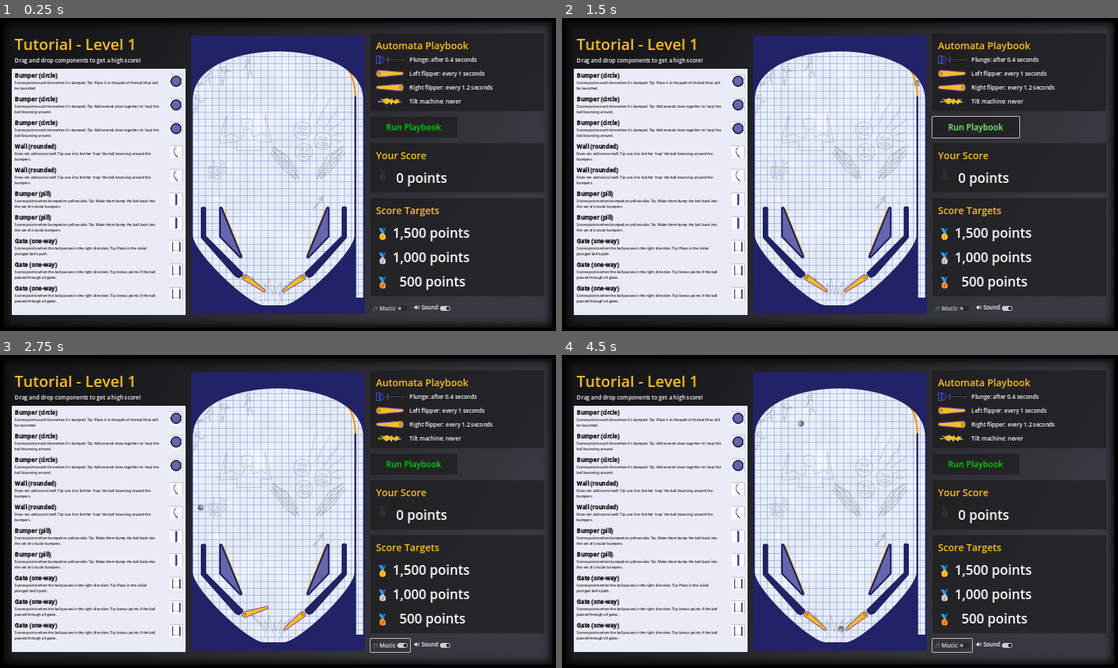
Above: before the commit, frames 1-4 (two rows, left to right).
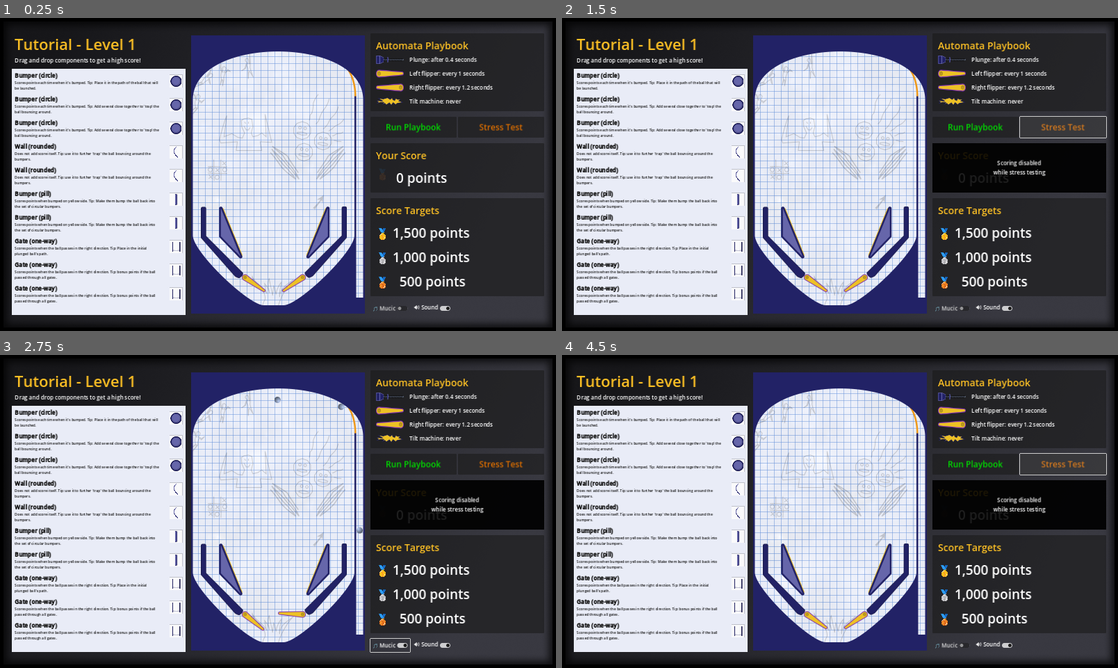
Above: after the commit, the same moments.

Repository: pincrediball/pincrediball
Game: Godot game, scene res://main.tscn
The game is run twice, just before and just after one commit, with the same random seed, the same clock (stepped at 60 frames per second) and the same inputs.
Inputs (mouse positions are in pixels of both pictures, inside the frame that each line leads up to):
- Up to frame 1 (0.25 s): no input
- Up to frame 2 (1.5 s): click "Run Playbook" at 0.5 s; click (1062, 127) at 1.25 s, where only the run after the commit has a clickable "Stress Test"
- Up to frame 3 (2.75 s): click "🎵 Mucic" at 2 s
- Up to frame 4 (4.5 s): click "Run Playbook" at 2.75 s; click "🎵 Mucic" at 3.5 s; click (1062, 464) at 4.25 s, where only the run after the commit has a clickable "Stress Test"

The runs differ from the first frame. In frame 1, 0.2% of the frame differs, in the area x 69-95%, y 33-37%; in frame 2, 5.3%; in frame 3, 5.4%, in the area x 35-98%, y 13-89%; in frame 4, 5.4%.

Commit message:
Add stress testing options

Diff:
--- a/src/game.gd
+++ b/src/game.gd
@@ -20,7 +20,13 @@
 
 func _on_run_playbook_button_button_up():
 	Scoring.reset_score()
+	Scoring.set_enabled(true)
 	%machine.play(currentLevelPlaybook)
+
+func _on_stress_test_button_button_up():
+	Scoring.reset_score()
+	Scoring.set_enabled(false)
+	%machine.stress_test(currentLevelPlaybook)
 
 func _on_music_check_button_toggled(button_pressed):
 	Audio.set_mute_music(not button_pressed)
--- a/src/game.tscn
+++ b/src/game.tscn
@@ -118,6 +118,18 @@
 theme_override_font_sizes/font_size = 24
 text = "Run Playbook"
 
+[node name="StressTestButton" type="Button" parent="RightSide/GridContainer"]
+layout_mode = 2
+size_flags_horizontal = 3
+size_flags_vertical = 3
+theme_override_colors/font_color = Color(0.85098, 0.423529, 0, 1)
+theme_override_colors/font_pressed_color = Color(0.82, 0.6355, 0.451, 1)
+theme_override_colors/font_hover_color = Color(0.82, 0.4674, 0.1148, 1)
+theme_override_colors/font_focus_color = Color(1, 0.56, 0.12, 1)
+theme_override_colors/font_hover_pressed_color = Color(0.82, 0.5453, 0.2706, 1)
+theme_override_font_sizes/font_size = 24
+text = "Stress Test"
+
 [node name="Score" parent="RightSide" instance=ExtResource("7_ydt4m")]
 unique_name_in_owner = true
 layout_mode = 2
@@ -140,5 +152,6 @@
 text = "🔊 Sound"
 
 [connection signal="button_up" from="RightSide/GridContainer/RunPlaybookButton" to="." method="_on_run_playbook_button_button_up"]
+[connection signal="button_up" from="RightSide/GridContainer/StressTestButton" to="." method="_on_stress_test_button_button_up"]
 [connection signal="toggled" from="RightSide/HBoxContainer/MusicCheckButton" to="." method="_on_music_check_button_toggled"]
 [connection signal="toggled" from="RightSide/HBoxContainer/SoundCheckButton" to="." method="_on_sound_check_button_toggled"]
--- a/src/game/score.gd
+++ b/src/game/score.gd
@@ -2,9 +2,13 @@
 
 func _ready():
 	Scoring.score_changed.connect(_on_score_changed)
+	Scoring.toggled_enabled.connect(_on_toggled_enabled)
 
 func _on_score_changed(_from: int, to: int):
 	%ScoreLabel.text = "%s points" % format_score(to)
+
+func _on_toggled_enabled(enabled: bool):
+	%DisabledOverlay.visible = not enabled
 
 # Whelp! GDScript doesn't have much formatting, does it? Apparently we
 # have to write this stuff ourselves? Also no StringBuilder or similar
--- a/src/game/score.tscn
+++ b/src/game/score.tscn
@@ -41,3 +41,23 @@
 layout_mode = 2
 text = "0 points"
 label_settings = ExtResource("2_rq23l")
+
+[node name="DisabledOverlay" type="ColorRect" parent="."]
+unique_name_in_owner = true
+visible = false
+layout_mode = 2
+color = Color(0, 0, 0, 0.882353)
+
+[node name="CenterContainer" type="CenterContainer" parent="DisabledOverlay"]
+layout_mode = 1
+anchors_preset = 15
+anchor_right = 1.0
+anchor_bottom = 1.0
+grow_horizontal = 2
+grow_vertical = 2
+
+[node name="Label" type="Label" parent="DisabledOverlay/CenterContainer"]
+layout_mode = 2
+text = "Scoring disabled
+while stress testing"
+horizontal_alignment = 1
--- a/src/game/scoring.gd
+++ b/src/game/scoring.gd
@@ -1,15 +1,22 @@
 extends Node
 
 signal score_changed(from: int, to: int)
+signal toggled_enabled(enabled: bool)
 
 var currentScore: int = 0
+var is_enabled: bool = true
 
 func add_score(score: int = 0):
-	var oldScore = currentScore
-	currentScore += score
-	score_changed.emit(oldScore, currentScore)
+	if is_enabled:
+		var oldScore = currentScore
+		currentScore += score
+		score_changed.emit(oldScore, currentScore)
 
 func reset_score():
 	var oldScore = currentScore
 	currentScore = 0
 	score_changed.emit(oldScore, 0)
+
+func set_enabled(value: bool):
+	is_enabled = value
+	toggled_enabled.emit(value)
--- a/src/game/tutorial/machine.gd
+++ b/src/game/tutorial/machine.gd
@@ -21,18 +21,29 @@
 var ballScene = preload("res://game/ball.tscn")
 var ballStartPosition: Vector2 = Vector2(485, 730)
 var ballPlungeVelocity: Vector2 = Vector2(0, -1500)
+var ballsToPlunge := 0
 
 func _ready():
 	%DropZonePolygon2D.visible = false
 	stop()
 
-func play(levelPlaybook):
+func init_play(levelPlaybook):
+	%BallPlungeTimer.start(levelPlaybook.plunge_delay)
 	Audio.set_suppressed_music(true)
+	for ball in get_tree().get_nodes_in_group("isBall"):
+		ball.queue_free()
 	get_tree().paused = false
 	get_tree().call_group("isResettablePinballComponent", "resetPinballComponent")
 	%FlipperLeft.reset(levelPlaybook.flipper_left_interval)
 	%FlipperRight.reset(levelPlaybook.flipper_right_interval)
-	get_tree().create_timer(levelPlaybook.plunge_delay).connect("timeout", plunge)
+
+func play(levelPlaybook):
+	ballsToPlunge = 1
+	init_play(levelPlaybook)
+
+func stress_test(levelPlaybook):
+	ballsToPlunge = 10
+	init_play(levelPlaybook)
 
 func stop():
 	get_tree().paused = true
@@ -41,12 +52,14 @@
 	Audio.set_suppressed_music(false)
 
 func plunge():
-	$AudioStreamPlayer.stream = soundsPlunge[randi() % len(soundsPlunge)]
-	$AudioStreamPlayer.play()
-	var ball: RigidBody2D = ballScene.instantiate()
-	ball.position = ballStartPosition
-	ball.linear_velocity = ballPlungeVelocity
-	%MachineNode2D.add_child(ball)
+	if ballsToPlunge > 0:
+		ballsToPlunge -= 1
+		$AudioStreamPlayer.stream = soundsPlunge[randi() % len(soundsPlunge)]
+		$AudioStreamPlayer.play()
+		var ball: RigidBody2D = ballScene.instantiate()
+		ball.position = ballStartPosition
+		ball.linear_velocity = ballPlungeVelocity
+		%MachineNode2D.add_child(ball)
 
 func set_drop_zone_glow_enabled(is_enabled: bool):
 	%DropZonePolygon2D.visible = is_enabled
@@ -56,6 +69,9 @@
 
 func is_in_allowed_area(at_position: Vector2):
 	return Geometry2D.is_point_in_polygon(at_position, %DropZonePolygon2D.polygon)
+
+func _on_ball_plunge_timer_timeout():
+	plunge()
 
 func _on_drain_gutter_area_2d_body_entered(body):
 	if body.is_in_group("isBall"):
--- a/src/game/tutorial/machine.tscn
+++ b/src/game/tutorial/machine.tscn
@@ -175,8 +175,12 @@
 unique_name_in_owner = true
 process_mode = 3
 
+[node name="BallPlungeTimer" type="Timer" parent="SubViewport/MachineNode2D"]
+unique_name_in_owner = true
+
 [connection signal="gui_input" from="." to="." method="_on_gui_input"]
 [connection signal="mouse_entered" from="." to="." method="_on_mouse_entered"]
 [connection signal="mouse_exited" from="." to="." method="_on_mouse_exited"]
 [connection signal="body_entered" from="SubViewport/MachineNode2D/GameComponents/DrainGutterArea2D" to="." method="_on_drain_gutter_area_2d_body_entered"]
 [connection signal="body_exited" from="SubViewport/MachineNode2D/GameComponents/PlungerArea2D" to="." method="_on_plunger_area_2d_body_exited"]
+[connection signal="timeout" from="SubViewport/MachineNode2D/BallPlungeTimer" to="." method="_on_ball_plunge_timer_timeout"]
